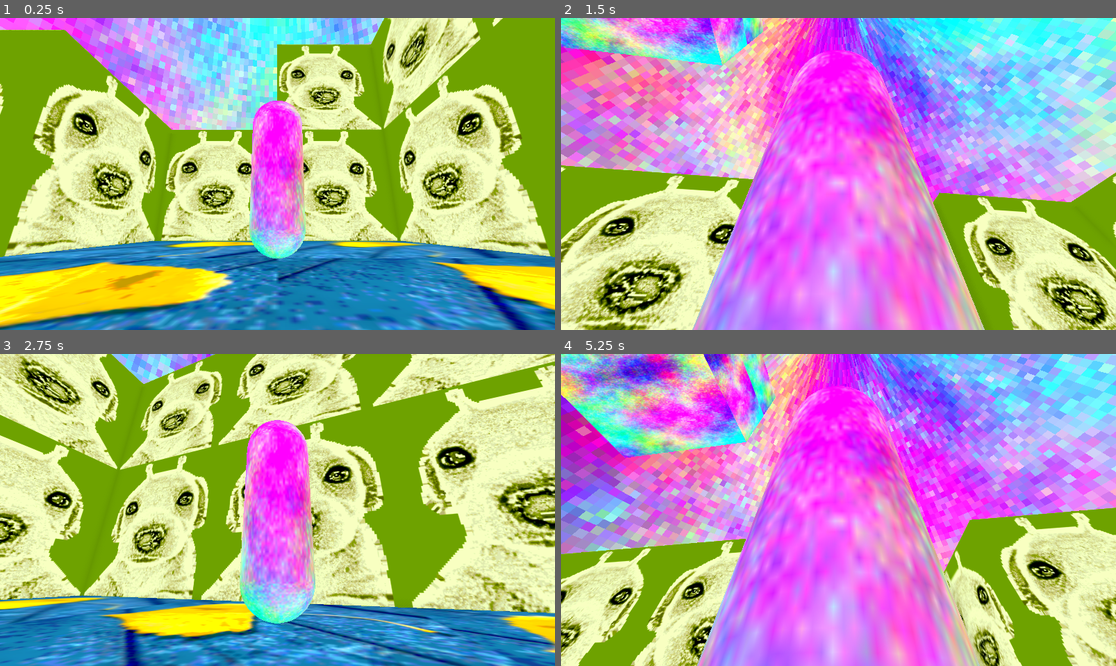
Above: before the commit, frames 1-4 (two rows, left to right).
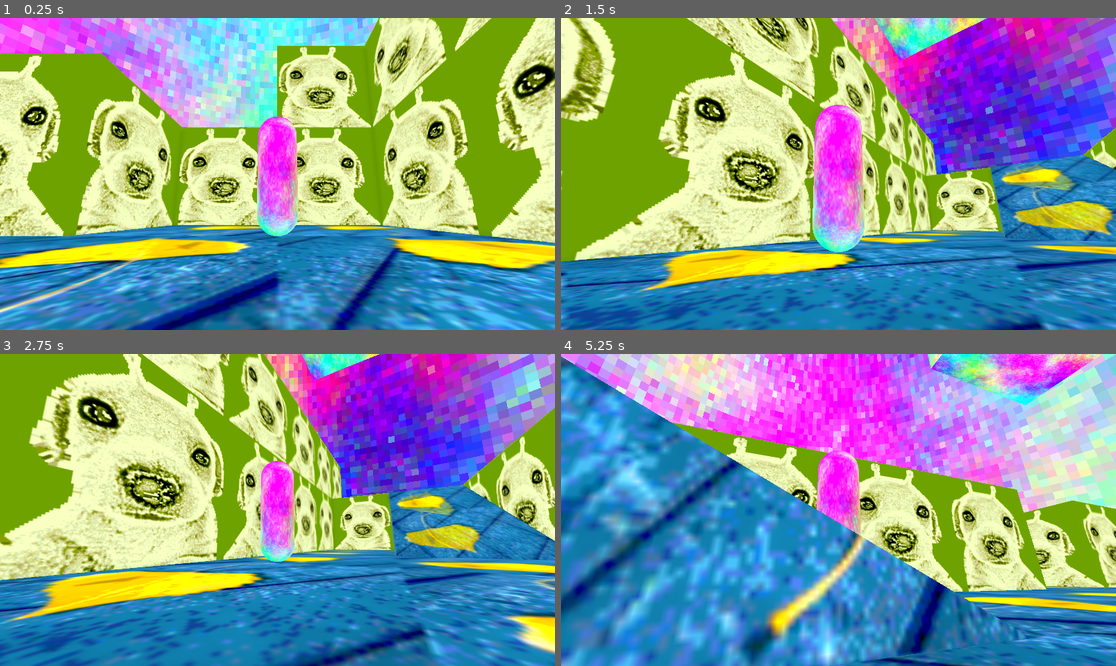
Above: after the commit, the same moments.

Repository: crittergirl/puppydream
Game: Godot game, scene res://main.tscn
The game is run twice, just before and just after one commit, with the same random seed, the same clock (stepped at 60 frames per second) and the same inputs.
Inputs:
- Up to frame 1 (0.25 s): no input
- Up to frame 2 (1.5 s): tap Enter at 0.5 s; hold D (move_right) 0.53-1.28 s; hold S (move_back) from 1.28 s (still down)
- Up to frame 3 (2.75 s): release S (move_back) at 2.03 s; hold D (move_right) from 2.03 s (still down)
- Up to frame 4 (5.25 s): release D (move_right) at 2.78 s; hold W (move_forward) 2.78-3.53 s; hold A (move_left) 3.53-5.03 s; hold S (move_back) from 5.03 s (still down)

The runs differ from the first frame. In frame 1, 75% of the frame differs, in the area x 0-100%, y 0-100%; in frame 2, 95%; in frame 3, 85%; in frame 4, 96%.

Commit message:
add charactermovement component to accelerate and decelerate characterbody3d nodes

Diff:
--- /dev/null
+++ b/components/charactermovement.gd
@@ -0,0 +1,25 @@
+extends Node
+
+@onready var character: CharacterBody3D = get_parent()
+
+@export var speed := 3.0
+@export var acceleration := 20.0
+@export var deceleration := 10.0
+
+# moves a characterbody3d given a desired movement vector (usually normalized)
+func move(input_vector: Vector2, delta: float) -> void:
+	if not character.is_on_floor():
+		character.velocity += character.get_gravity() * delta
+
+	if input_vector.length() > 0.1:
+		character.velocity.x += input_vector.x * acceleration * delta
+		character.velocity.z += input_vector.y * acceleration * delta
+	else:
+		var h := Vector2(character.velocity.x, character.velocity.z)
+		h = h.limit_length(maxf(0, h.length() - deceleration * delta))
+		character.velocity.x = h.x
+		character.velocity.z = h.y
+
+	var h := Vector2(character.velocity.x, character.velocity.z).limit_length(speed)
+	character.velocity.x = h.x
+	character.velocity.z = h.y
--- /dev/null
+++ b/components/charactermovement.tscn
@@ -0,0 +1,6 @@
+[gd_scene format=3 uid="uid://neit7nn2ikcu"]
+
+[ext_resource type="Script" uid="uid://djgdkkcmrd51b" path="res://components/charactermovement.gd" id="1_x4lqv"]
+
+[node name="charactermovement" type="Node" unique_id=16695786]
+script = ExtResource("1_x4lqv")
--- a/main.tscn
+++ b/main.tscn
@@ -6,6 +6,7 @@
 [ext_resource type="Material" uid="uid://c6u6itekifovn" path="res://materials/aether.tres" id="4_1bvp3"]
 [ext_resource type="Script" uid="uid://badgcr1o0vnlg" path="res://owner.gd" id="4_7mycd"]
 [ext_resource type="Script" uid="uid://r0i6fqltlj77" path="res://puppy.gd" id="5_lquwl"]
+[ext_resource type="PackedScene" uid="uid://neit7nn2ikcu" path="res://components/charactermovement.tscn" id="6_272bh"]
 
 [sub_resource type="PanoramaSkyMaterial" id="PanoramaSkyMaterial_1bvp3"]
 panorama = ExtResource("1_h2yge")
@@ -124,6 +125,8 @@
 unique_name_in_owner = true
 transform = Transform3D(1, 0, 0, 0, 1, 0, 0, 0, 1, 0, 0.3, 0)
 
+[node name="charactermovement" parent="dream/owner" unique_id=16695786 instance=ExtResource("6_272bh")]
+
 [node name="puppy" type="CharacterBody3D" parent="dream" unique_id=1340431286]
 unique_name_in_owner = true
 transform = Transform3D(1, 0, 0, 0, 1, 0, 0, 0, 1, 0, 0, 2)
@@ -143,6 +146,10 @@
 transform = Transform3D(1, 0, 0, 0, 1, 0, 0, 0, 1, 0, 0.1, 0)
 current = true
 
+[node name="charactermovement" parent="dream/puppy" unique_id=996912800 instance=ExtResource("6_272bh")]
+speed = 2.0
+acceleration = 40.0
+
 [node name="CSGBox3D" type="CSGBox3D" parent="dream" unique_id=1953866829]
 transform = Transform3D(1, 0, 0, 0, 1, 0, 0, 0, 1, 0, 2, 3)
 material_override = SubResource("StandardMaterial3D_7mycd")
--- a/owner.gd
+++ b/owner.gd
@@ -1,6 +1,4 @@
 extends CharacterBody3D
-
-var move_speed := 5.0
 
 func _physics_process(delta: float) -> void:
 	if not is_on_floor():
@@ -10,12 +8,6 @@
 	global_rotation.y = %camera.global_rotation.y
 
 	var input := Input.get_vector("move_left", "move_right", "move_forward", "move_back").normalized()
-	if input:
-		input = input.rotated(-global_rotation.y)
-		velocity.x = input.x * move_speed
-		velocity.z = input.y * move_speed
-	else:
-		velocity.x = 0
-		velocity.z = 0
+	$charactermovement.move(input.rotated(-global_rotation.y), delta)
 
 	move_and_slide()
--- a/puppy.gd
+++ b/puppy.gd
@@ -10,17 +10,14 @@
 		velocity += get_gravity() * delta
 
 	# pull leash in if owner is higher or lower, makes ramps easier
-	var leash_length := 0.8
+	var leash_length := 1.2
 	if absf(%owner.global_position.y - global_position.y) > 0.05:
-		leash_length = 0.3
+		leash_length = 0.5
 
+	var movement := Vector2.ZERO
 	var leash_vector_3d: Vector3 = %owner.global_position - global_position
-	var leash_vector := Vector2(leash_vector_3d.x, leash_vector_3d.z)
-	if leash_vector.length() > leash_length:
-		velocity.x = (leash_vector.normalized() * move_speed).x
-		velocity.z = (leash_vector.normalized() * move_speed).y
-	else:
-		velocity.x = 0
-		velocity.z = 0
+	if leash_vector_3d.length() > leash_length:
+		movement = Vector2(leash_vector_3d.x, leash_vector_3d.z).normalized()
+	$charactermovement.move(movement, delta)
 
 	move_and_slide()
Not shown, added: components/charactermovement.gd.uid
